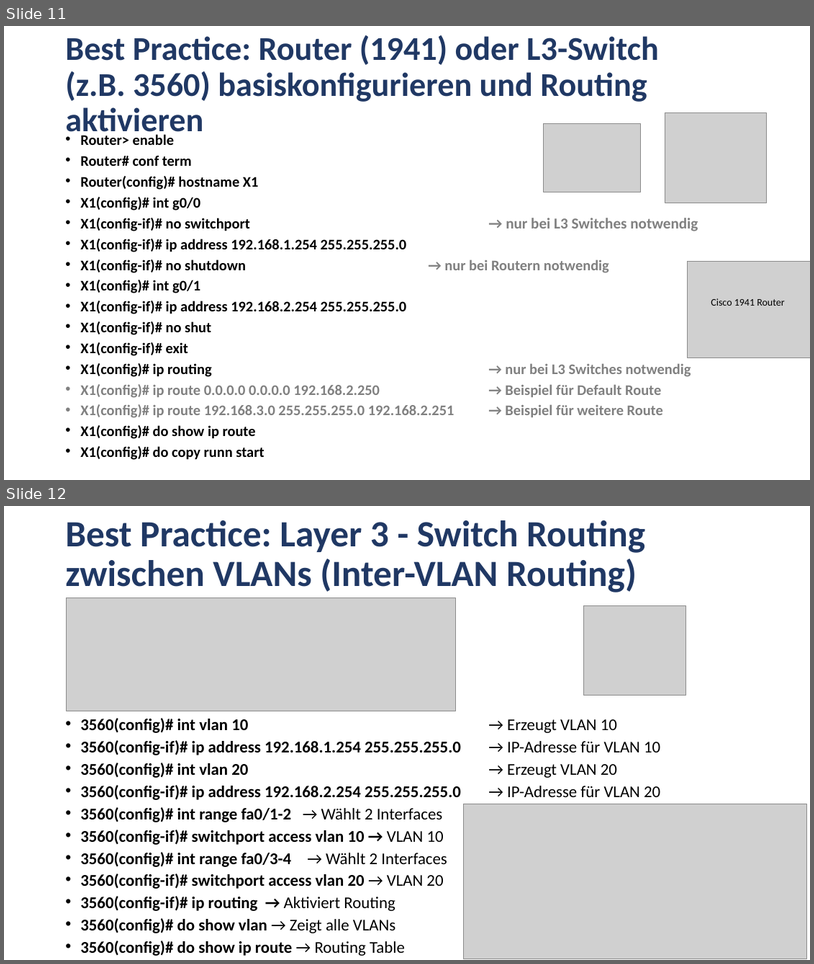
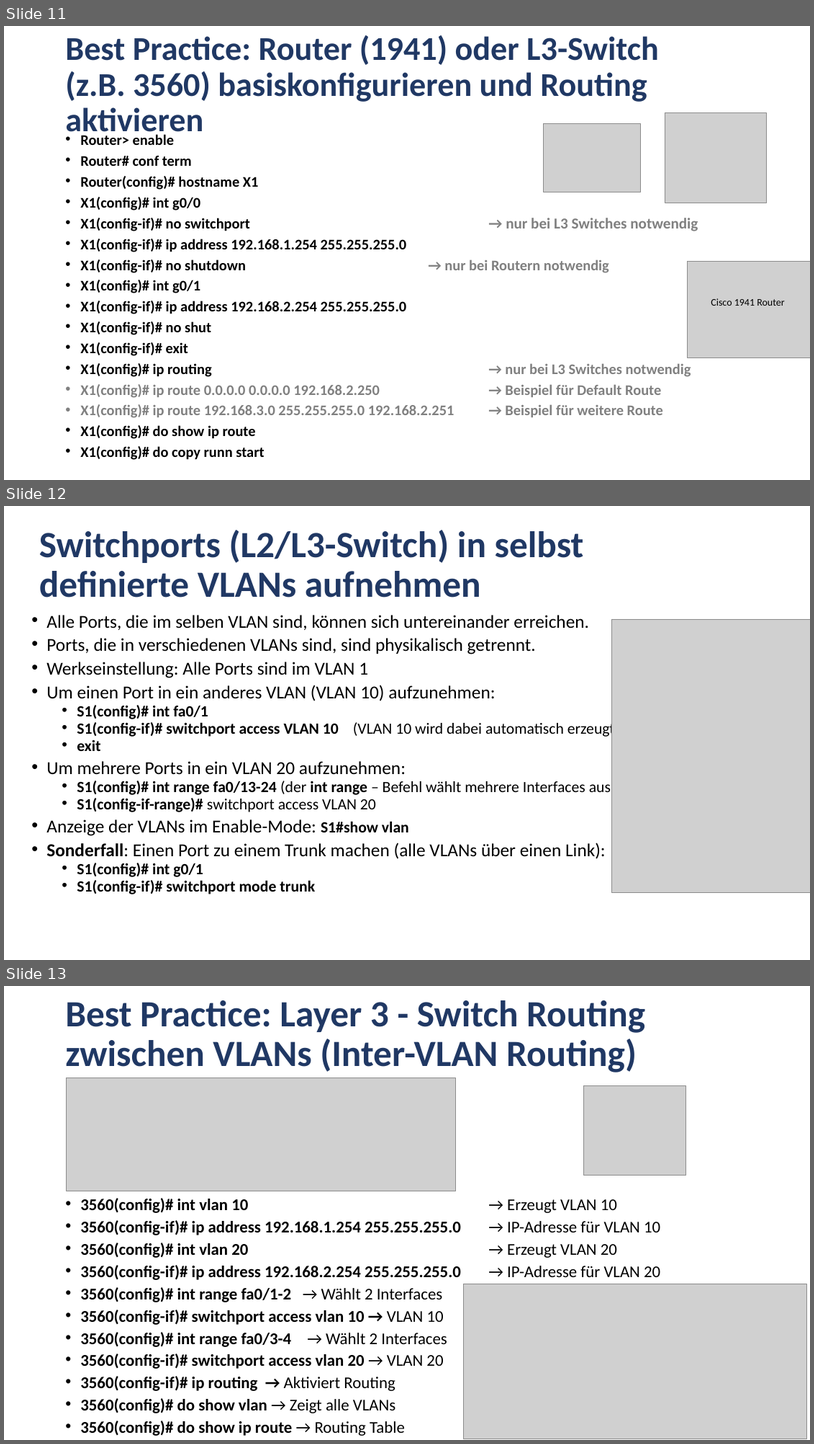
Before and after one commit to MickyRoth/Presentations, a slide deck: Cisco IOS.pptx. Shown one above the other, each under a label of ours: slides 11 and 12 before the commit, slides 11, 12 and 13 after it. The pictures are 814x964 and 814x1444 pixels, drawn with LibreOffice and Linux fonts; fonts in the diff are those of the drawing; grey boxes stand for pictures; background and template pictures are left out. Boxes give left, top, right and bottom in pixels: in the first picture for what was removed or moved away, otherwise in the second. Text is boxed around its words. In the diff, an @@ line names an element or a change of style, - is before the commit and + after.

Commit message:
VLAN Folie

```diff
--- a/Cisco IOS.pptx
+++ b/Cisco IOS.pptx
@@ slide 12 added at box(4, 506, 810, 960), background #FFFFFF @@
@@ title added at box(39, 530, 584, 597), 44 pt, text #203864, bold @@
+Switchports (L2/L3-Switch) in selbst definierte VLANs aufnehmen
@@ text added at box(46, 615, 620, 894), 21.7 pt, text #000000 @@
+• Alle Ports, die im selben VLAN sind, können sich untereinander erreichen.
+• Ports, die in verschiedenen VLANs sind, sind physikalisch getrennt.
+• Werkseinstellung: Alle Ports sind im VLAN 1
+• Um einen Port in ein anderes VLAN (VLAN 10) aufzunehmen:
+  • S1(config)# int fa0/1
+  • S1(config-if)# switchport access VLAN 10 (VLAN 10 wird dabei automatisch erzeugt)
+  • exit
+• Um mehrere Ports in ein VLAN 20 aufzunehmen:
+  • S1(config)# int range fa0/13-24 (der int range – Befehl wählt mehrere Interfaces aus)
+  • S1(config-if-range)# switchport access VLAN 20
+• Anzeige der VLANs im Enable-Mode: S1#show vlan
+• Sonderfall: Einen Port zu einem Trunk machen (alle VLANs über einen Link):
+  • S1(config)# int g0/1
+  • S1(config-if)# switchport mode trunk
@@ picture added at box(612, 619, 810, 893) @@
@@ what was slide 12 is now slide 13 @@
```
